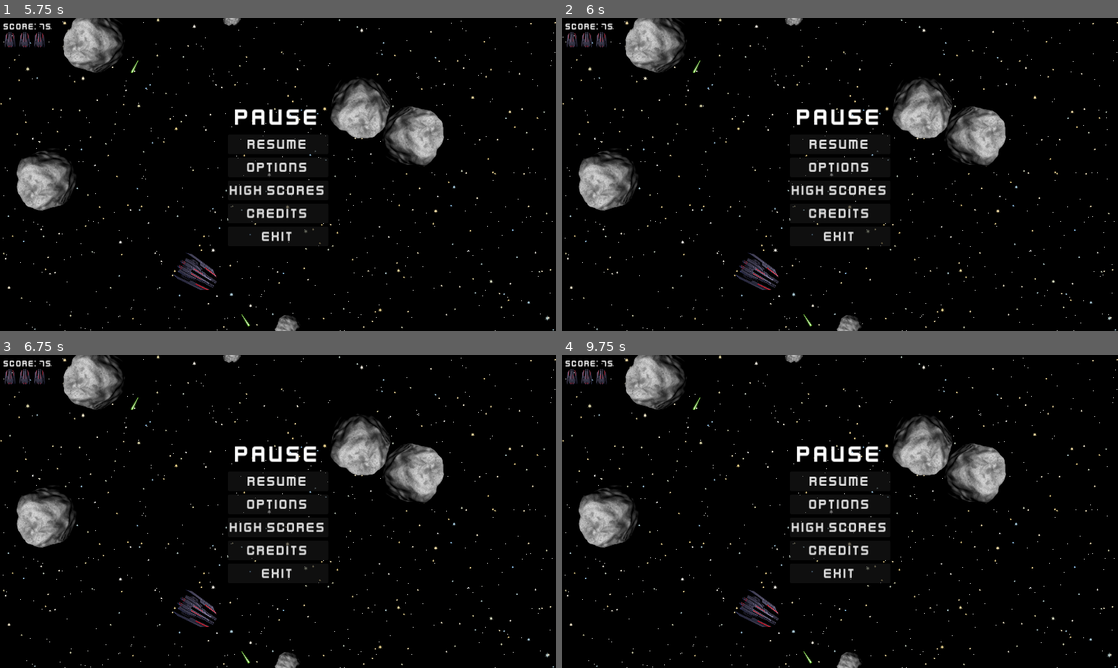
Above: before the commit, frames 1-4 (two rows, left to right).
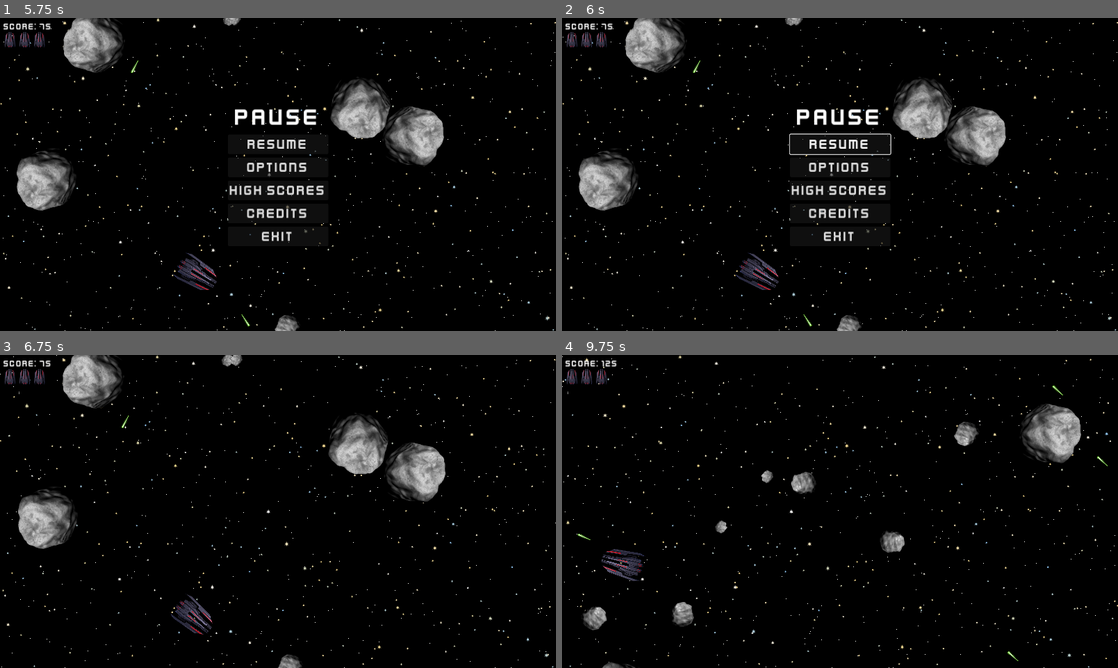
Above: after the commit, the same moments.

Repository: x7bit/godot-asteroids
Game: Godot game, scene res://scenes/main.tscn
Same seed, same stepped clock (60 frames per second), same inputs: the game is played once before the commit and once after it. Sound files missing from this copy of the repository are replaced by a short silence.
Inputs:
- Up to frame 1 (5.75 s): click "NEW GAME" at 0.5 s; hold D (rotate_right) 1.28-2.03 s; hold Space (shoot) 1.28-2.03 s; hold S (move_backward) 2.03-2.78 s; tap Space (shoot) at 2.1, 3.6, 5.1 s; hold D (rotate_right) 2.78-3.53 s; hold Space (shoot) 2.78-3.53 s; hold W (move_forward) 3.53-4.28 s; hold Space (shoot) 4.28-5.03 s; hold A (rotate_left) from 4.28 s (still down); tap Escape (pause) at 4.9 s
- Up to frame 2 (6 s): release A (rotate_left) at 5.78 s; hold S (move_backward) from 5.78 s (still down); hold Space (shoot) from 5.78 s (still down)
- Up to frame 3 (6.75 s): release S (move_backward) at 6.53 s; release Space (shoot) at 6.53 s; hold D (rotate_right) from 6.53 s (still down); tap Space (shoot) at 6.6 s
- Up to frame 4 (9.75 s): release D (rotate_right) at 7.28 s; hold W (move_forward) 7.28-8.03 s; hold Space (shoot) 7.28-8.03 s; hold D (rotate_right) 8.03-8.78 s; tap Space (shoot) at 8.1, 9.6 s; hold S (move_backward) 8.78-9.53 s; hold Space (shoot) 8.78-9.53 s; hold A (rotate_left) from 9.53 s (still down)

Frame 1 is identical in both runs. In frame 2, 0.2% of the frame differs, in the area x 40-60%, y 36-44%; in frame 3, 5.2%; in frame 4, 13%, in the area x 0-100%, y 0-100%.

Commit message:
Menu can be controlled with game keys

Diff:
--- a/autoloads/util.gd
+++ b/autoloads/util.gd
@@ -46,3 +46,24 @@
 		elif value == min_value:
 			min_idx_array.push_back(idx)
 	return min_idx_array
+
+func get_focus_index(control_array: Array[Control]) -> int:
+	for idx in control_array.size():
+		var control: Control = control_array[idx]
+		if control.has_focus():
+			return idx
+	return -1
+
+func get_interactive_control_array(container: BoxContainer) -> Array[Control]:
+	var clickable_array: Array[Control] = []
+	for child in container.get_children():
+		if child is BoxContainer:
+			for grandchild in child.get_children():
+				if grandchild is Control && is_control_interactive(grandchild):
+					clickable_array.push_back(grandchild)
+		elif child is Control && is_control_interactive(child):
+			clickable_array.push_back(child)
+	return clickable_array
+
+func is_control_interactive(control: Control) -> bool:
+	return control is Button || control is Slider
--- a/scenes/menu.tscn
+++ b/scenes/menu.tscn
@@ -7,7 +7,6 @@
 script = ExtResource("1_by63g")
 
 [node name="MainMenu" type="Control" parent="."]
-visible = false
 layout_mode = 3
 anchors_preset = 8
 anchor_left = 0.5
@@ -75,6 +74,7 @@
 text = "EXIT"
 
 [node name="OptionMenu" type="Control" parent="."]
+visible = false
 layout_mode = 3
 anchors_preset = 8
 anchor_left = 0.5
--- a/scripts/main.gd
+++ b/scripts/main.gd
@@ -4,7 +4,7 @@
 @onready var game: Game = $Game
 @onready var starfield: Starfield = $Starfield
 
-func _ready():
+func _ready() -> void:
 	Global.init(true)
 	starfield.set_starfield()
 	menu.update()
@@ -14,7 +14,7 @@
 	MusicController.play_music_immediate(MusicController.Type.INTRO, false, false)
 
 func _process(_delta: float) -> void:
-	if Input.is_action_pressed("pause") && Global.lives > 0:
+	if Input.is_action_pressed("pause") && Global.lives > 0 && !Global.game_menu:
 		get_tree().paused = true
 		menu.show_menu(menu.MenuFace.PAUSE)
 		MusicController.stop_music_immediate(false)
--- a/scripts/menu.gd
+++ b/scripts/menu.gd
@@ -6,9 +6,13 @@
 signal new_game(is_game_over: bool)
 
 @onready var main_menu: Control = $MainMenu
+@onready var main_container: BoxContainer = $MainMenu/MainVBoxContainer
 @onready var options_menu: Control = $OptionMenu
+@onready var options_container: BoxContainer = $OptionMenu/OptionsVBoxContainer
 @onready var highscore_menu: Control = $HighScoreMenu
+@onready var highscore_container: BoxContainer = $HighScoreMenu/HighScoreVBoxContainer
 @onready var credits_menu: Control = $CreditsMenu
+@onready var credits_container: BoxContainer = $CreditsMenu/CreditsVBoxContainer
 @onready var title_label: Label = $MainMenu/MainVBoxContainer/TitleLabel
 @onready var game_button: Button = $MainMenu/MainVBoxContainer/GameButton
 @onready var fullscreen_check: CheckButton = $OptionMenu/OptionsVBoxContainer/FullScreenCheckButton
@@ -30,6 +34,17 @@
 	credits_menu.visible = false
 	if Global.is_mobile:
 		fullscreen_check.visible = false
+
+func _process(_delta: float) -> void:
+	if Global.game_menu:
+		if Input.is_action_just_pressed("move_forward"):
+			move_vertically(true)
+		if Input.is_action_just_pressed("move_backward"):
+			move_vertically(false)
+		if Input.is_action_pressed("rotate_left"):
+			move_horizontally(true)
+		if Input.is_action_pressed("rotate_right"):
+			move_horizontally(false)
 
 func _on_game_button_pressed() -> void:
 	match face:
@@ -126,3 +141,43 @@
 	face = new_face
 	visible = true
 	Global.game_menu = true
+
+func move_vertically(up: bool) -> void:
+	var container: BoxContainer = get_container()
+	var control_array: Array[Control] = Util.get_interactive_control_array(container)
+	if control_array.size() > 0:
+		var focus_idx: int = Util.get_focus_index(control_array)
+		var offset_idx = -1 if up else 1
+		if focus_idx != -1 && control_array[focus_idx] is OptionButton:
+			var option_popup: PopupMenu = control_array[focus_idx].get_popup()
+			if option_popup.visible:
+				var new_selected_idx: int = (option_popup.get_focused_item() + offset_idx) % option_popup.item_count
+				new_selected_idx = option_popup.item_count - 1 if new_selected_idx == -1 else new_selected_idx
+				option_popup.set_focused_item(new_selected_idx)
+				option_popup.emit_signal("index_pressed", new_selected_idx)
+				return
+		var new_idx: int = 0 if focus_idx == -1 else (focus_idx + offset_idx) % control_array.size()
+		control_array[new_idx].grab_focus()
+
+func move_horizontally(left: bool) -> void:
+	var container: BoxContainer = get_container()
+	var control_array: Array[Control] = Util.get_interactive_control_array(container)
+	if control_array.size() > 0:
+		var focus_idx: int = Util.get_focus_index(control_array)
+		var offset_val: float = -0.002 if left else 0.002
+		if focus_idx != -1 && control_array[focus_idx] is Slider:
+			var slider = control_array[focus_idx]
+			var new_val: float = slider.value + offset_val
+			new_val = maxf(new_val, 0)
+			new_val = minf(new_val, 1)
+			slider.value = new_val
+
+func get_container() -> BoxContainer:
+	if options_menu.visible:
+		return options_container
+	elif highscore_menu.visible:
+		return highscore_container
+	elif credits_menu.visible:
+		return credits_container
+	else:
+		return main_container
